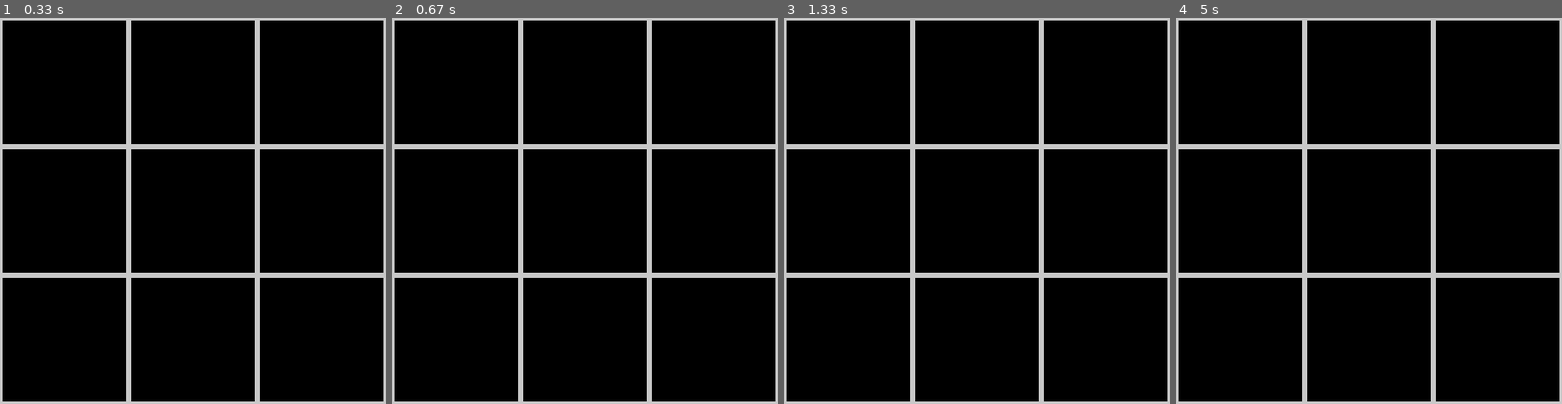
Above: before the commit, frames 1-4 (left to right).
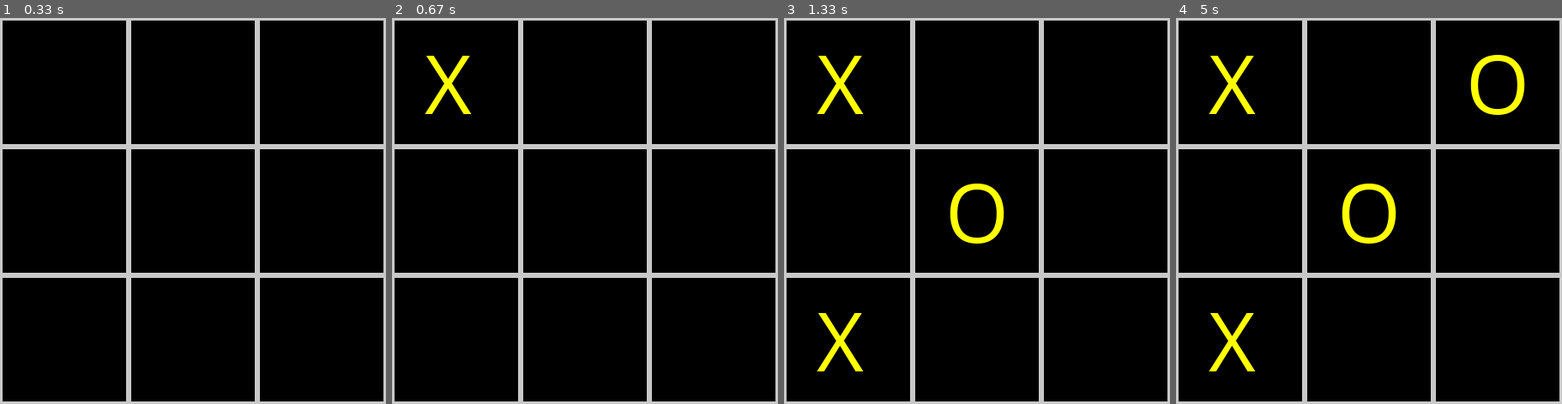
Above: after the commit, the same moments.

Repository: fldragonn/pygame
Game: pygame game, started from PYTICTACTOE/01_init.py
Two runs of this game, one before a commit and one after it. Both use one fixed random seed, a clock stepped at 60 frames per second and the inputs below.
Inputs (mouse positions are in pixels of both pictures, inside the frame that each line leads up to):
- Up to frame 1 (0.33 s): no input
- Up to frame 2 (0.67 s): click (457, 83) at 0.38 s
- Up to frame 3 (1.33 s): click (977, 234) at 0.72 s; click (857, 299) at 1.05 s
- Up to frame 4 (5 s): click (1450, 141) at 4.88 s

Frame 1 is identical in both runs. In frame 2, 0.6% of the frame differs, in the area x 8-21%, y 9-25%; in frame 3, 2.0%; in frame 4, 2.8%, in the area x 8-91%, y 9-92%.

Commit message:
Tic Tac Toe

Diff:
--- a/PYTICTACTOE/01_init.py
+++ b/PYTICTACTOE/01_init.py
@@ -17,6 +17,73 @@
 COL_COUNT = screen_height // 3
 GRAY  = (200, 200, 200)
 WHITE = (255, 255, 255)
+YELLOW = (255, 255, 0)
+
+TTTData = [[0, 0, 0], [0, 0, 0], [0, 0, 0]]
+Turn = 'X'
+
+pygame.font.init()
+turn_font = pygame.font.SysFont('Comic Sans MS', 50 * 2)
+turn_x = turn_font.render('X', True, YELLOW)
+turn_o = turn_font.render('O', True, YELLOW)
+
+def cellpt_to_listpt(m_pos):
+    for x in range(COL_COUNT):
+        for y in range(ROW_COUNT):
+            if m_pos[0] >= x * CELL_SIZE and m_pos[0] < x * CELL_SIZE + CELL_SIZE:
+                if m_pos[1] >= y * CELL_SIZE and m_pos[1] < y * CELL_SIZE + CELL_SIZE:
+                    row = y
+                    col = x
+                    break
+    return row, col
+
+def print_mark(r, c):
+    global Turn
+    TTTData[r][c] = Turn
+    turn_o_rect = turn_o.get_rect().size
+    turn_o_width = turn_o_rect[0]
+    turn_o_height = turn_o_rect[1]
+    prn_x = c * CELL_SIZE + CELL_SIZE // 2 - turn_o_width // 2
+    prn_y = r * CELL_SIZE + CELL_SIZE // 2 - turn_o_height // 2
+    if Turn == 'O':
+        screen.blit(turn_o, (prn_x, prn_y))
+    else:
+        screen.blit(turn_x, (prn_x, prn_y))
+    print(TTTData)
+
+'''
+0, 0 0, 1 0, 2
+1, 0 1, 1 1, 2
+2, 0 2, 1 2, 2
+\ r - c = 0
+/ r - c = 2, -2
+'''
+
+def check_winner(r, c):
+    global running
+    mark_col = mark_row = mark_cross = 0
+    for i in range(3):
+        if TTTData[r][i] == Turn:
+            mark_col += 1
+        if TTTData[i][c] == Turn:
+            mark_row += 1
+    if r - c == 0:
+        if TTTData[0][0] == Turn and TTTData[1][1] == Turn and TTTData[2][2] == Turn:
+            mark_cross = 3
+    if abs(r - c) == 2:
+        if TTTData[0][2] == Turn and TTTData[1][1] == Turn and TTTData[2][0] == Turn:
+            mark_cross = 3
+
+    if mark_row == 3 or mark_col == 3 or mark_cross == 3:
+        print("VICTORY", Turn)
+        running = False
+
+def change_mark():
+    global  Turn
+    if Turn == 'O':
+        Turn = 'X'
+    else:
+        Turn = 'O'
 
 running = True
 while running:
@@ -26,7 +93,12 @@
 
         if event.type == pygame.MOUSEBUTTONDOWN:
             mouse_pos = pygame.mouse.get_pos()
-            print(mouse_pos)
+            r, c = cellpt_to_listpt(mouse_pos)
+            if TTTData[r][c] == 0:
+                TTTData[r][c] = Turn
+                print_mark(r, c)
+                check_winner(r, c)
+                change_mark()
 
             if event.button == 2:
                 running = False
@@ -39,4 +111,5 @@
 
     # 화면 업데이트
     pygame.display.update()
+
 pygame.quit()
